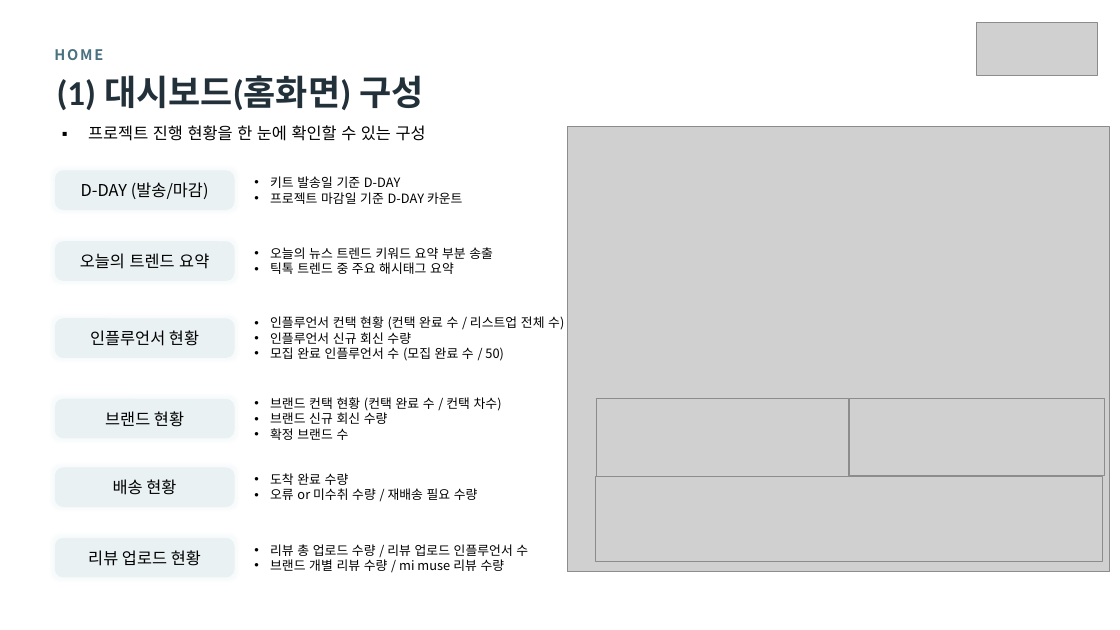
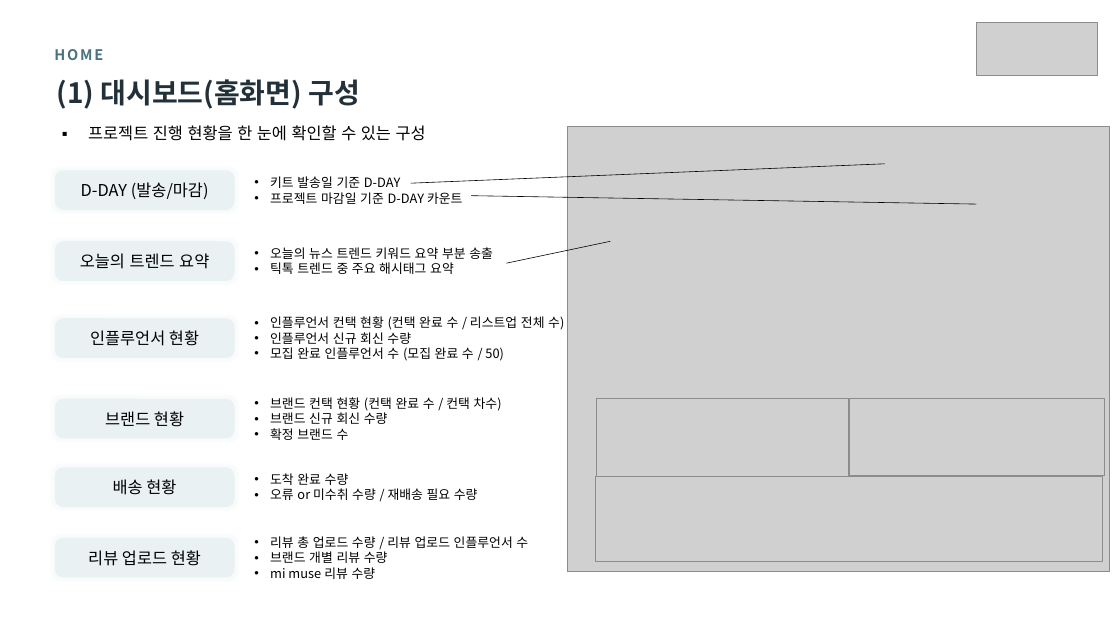
Before and after one commit to kaydeeloka/collab-net, a slide deck: slide 6 of docs/MiMuse_사용자매뉴얼.pptx. Drawn at 1120x630 pixels with LibreOffice and Linux fonts; fonts in the diff are those of the drawing; grey boxes stand for pictures. Boxes give left, top, right and bottom in pixels: in the first picture for what was removed or moved away, otherwise in the second. Text is boxed around its words. In the diff, an @@ line names an element or a change of style, - is before the commit and + after.

```diff
--- a/docs/MiMuse_사용자매뉴얼.pptx
+++ b/docs/MiMuse_사용자매뉴얼.pptx
@@ text "(1) 대시보드(홈화면) 구성" at (57, 79, 360, 109): size 30 to 24 pt, font Calibri to Noto Sans CJK KR @@
@@ line added from (885, 164) to (411, 183), #000000 0.5 pt @@
@@ line added from (976, 204) to (471, 196), #000000 0.5 pt @@
@@ line added from (611, 241) to (507, 263), #000000 0.5 pt @@
@@ text "리뷰 총 업로드 수량 / ...": place and size @@
-text "리뷰 총 업로드 수량 / ..." at (270, 544, 528, 571)
+text "리뷰 총 업로드 수량 / ..." at (270, 536, 528, 579)
@@ text at (270, 549, 388, 579): text changed @@
-• 브랜드 개별 리뷰 수량 / mi muse 리뷰 수량
+• 브랜드 개별 리뷰 수량
+• mi muse 리뷰 수량
```
Also in this commit, not shown: 3 other slides changed, 1 slide added, 1 slide removed, 6 other files.
